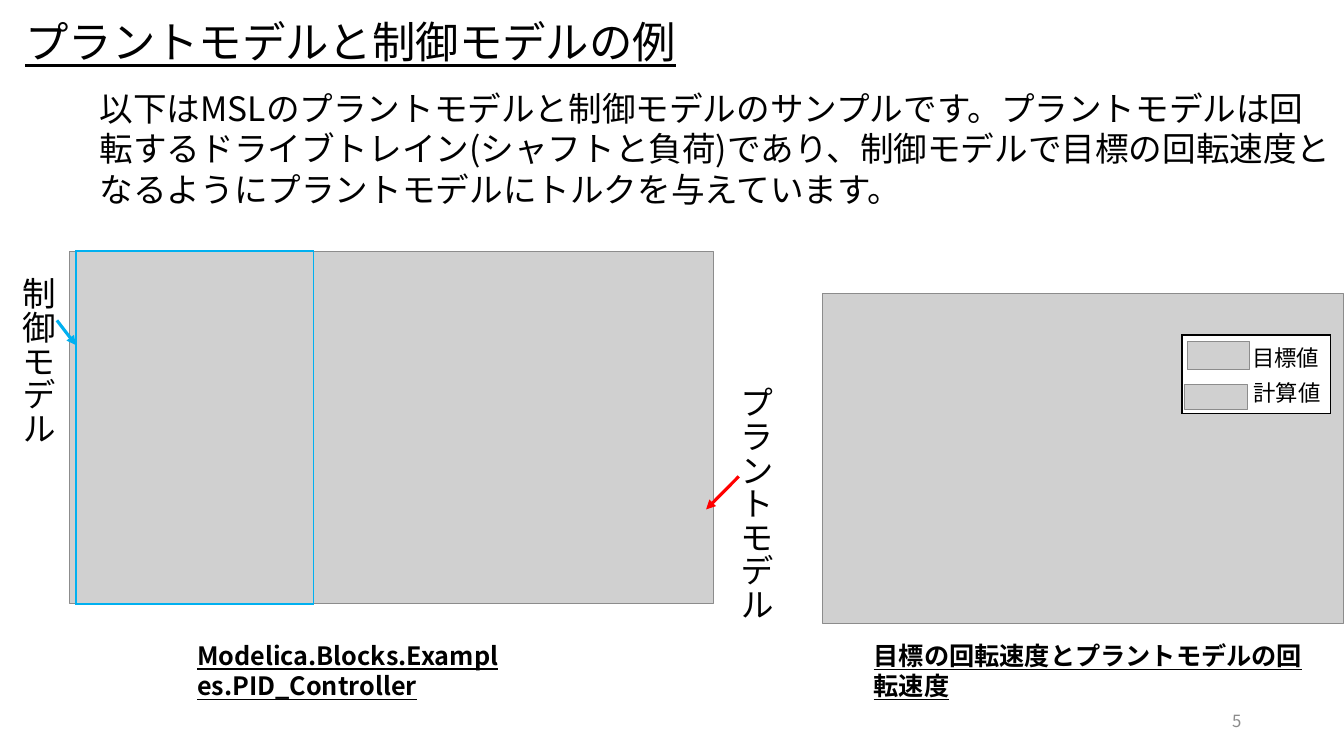
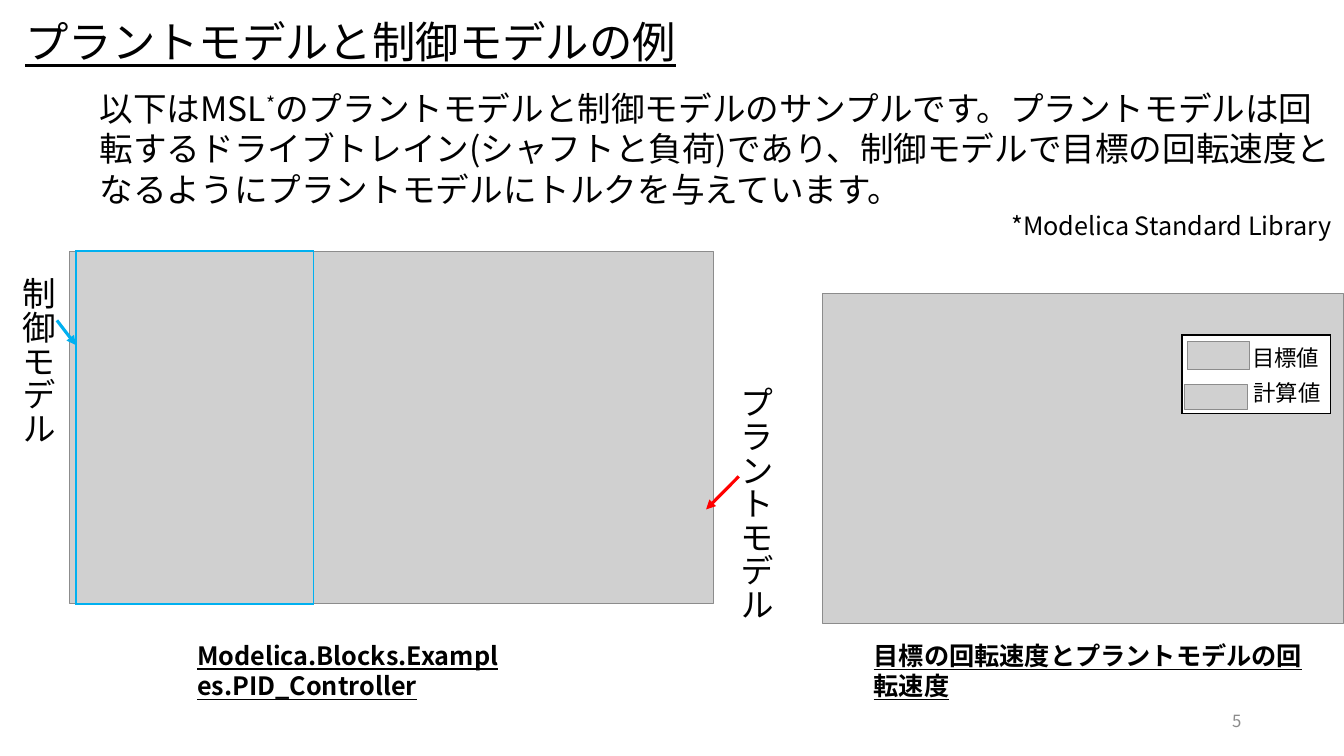
Before and after one commit to UedaShigenori/OpenModelica_Tutorials_Ja, a slide deck: slide 5 of Dev/7_PhysicsDomainModel/OpenModelica_Tutorials_7_PlantModel.pptx. Drawn at 1344x756 pixels with LibreOffice and Linux fonts; fonts in the diff are those of the drawing; grey boxes stand for pictures. Boxes give left, top, right and bottom in pixels: in the first picture for what was removed or moved away, otherwise in the second. Text is boxed around its words. In the diff, an @@ line names an element or a change of style, - is before the commit and + after.

```diff
--- a/Dev/7_PhysicsDomainModel/OpenModelica_Tutorials_7_PlantModel.pptx
+++ b/Dev/7_PhysicsDomainModel/OpenModelica_Tutorials_7_PlantModel.pptx
@@ text at (x1=100, y1=92, x2=1331, y2=205): text changed @@
-以下はMSLのプラントモデルと制御モデルのサンプルです。プラントモデルは回転するドライブトレイン(シャフトと負荷)であり、制御モデルで目標の回転速度となるようにプラントモデルにトルクを与えています。
+以下はMSL*のプラントモデルと制御モデルのサンプルです。プラントモデルは回転するドライブトレイン(シャフトと負荷)であり、制御モデルで目標の回転速度となるようにプラントモデルにトルクを与えています。
@@ text added at (x1=1011, y1=215, x2=1331, y2=241), 18 pt, text #000000 @@
+*Modelica Standard Library
```
Also in this commit, not shown: 10 other slides changed, 10 slides added.
